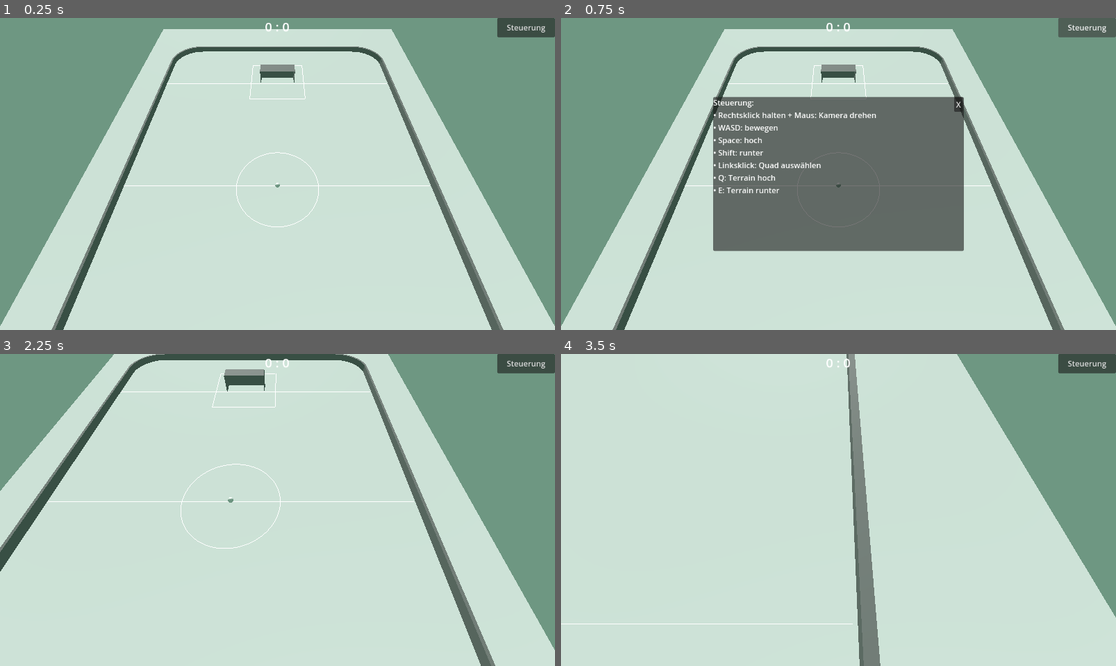
Above: before the commit, frames 1-4 (two rows, left to right).
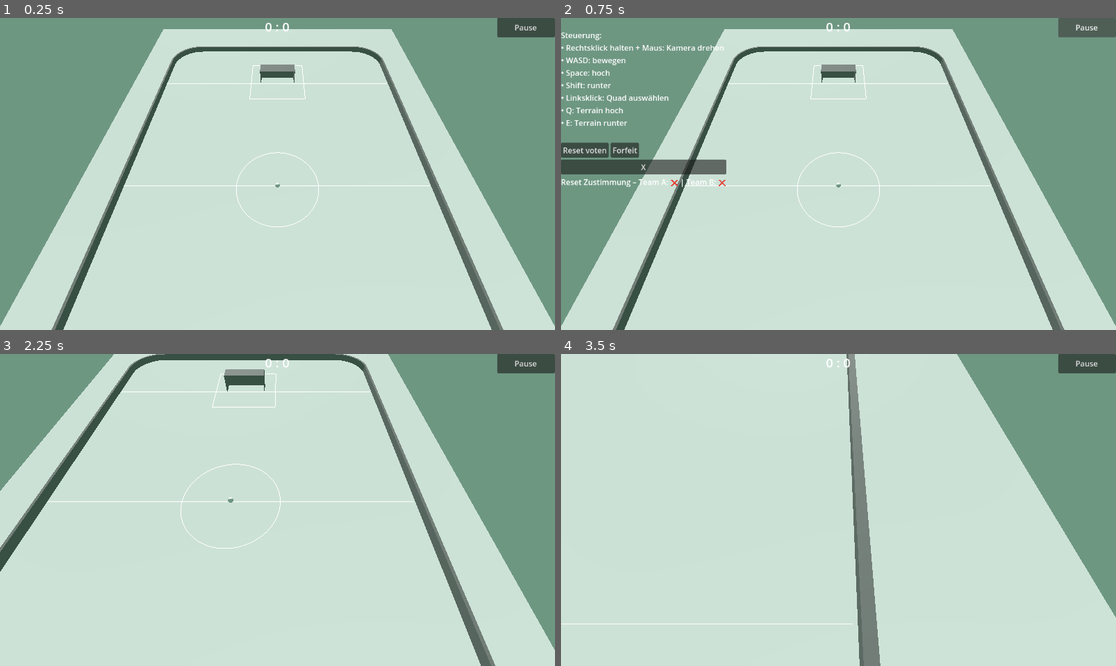
Above: after the commit, the same moments.

Repository: AlyssaSmt/Godot-kicker
Game: Godot game, scene res://main/main.tscn
Two runs of this game, one before a commit and one after it. Both use one fixed random seed, a clock stepped at 60 frames per second and the inputs below.
Inputs (mouse positions are in pixels of both pictures, inside the frame that each line leads up to):
- Up to frame 1 (0.25 s): no input
- Up to frame 2 (0.75 s): click "Steuerung" (after the commit: "Pause") at 0.5 s
- Up to frame 3 (2.25 s): click "X" at 1.25 s; tap Enter at 2 s; move the mouse to (399, 494) at 2.02 s; hold D (move_right) from 2.03 s (still down); hold Shift (shift) from 2.03 s (still down); click (399, 494) at 2.17 s
- Up to frame 4 (3.5 s): tap Space (jump) at 2.27, 3.02 s; move the mouse to (727, 525) at 2.77 s; release D (move_right) at 2.78 s; release Shift (shift) at 2.78 s; hold S (move_backward) from 2.78 s (still down); tap Shift (shift) at 2.85 s

The runs differ from the first frame. In frame 1, less than 0.1% of the frame differs, in the area x 91-99%, y 2-5%; in frame 2, 25%, in the area x 0-99%, y 2-75%; in frame 3, less than 0.1%; in frame 4, less than 0.1%.

Commit message:
Implement PauseMenu functionality with voting and reset options; enhance HelpUI interactions

Diff:
--- a/main/HelpUI.gd
+++ b/main/HelpUI.gd
@@ -1,22 +1,44 @@
 extends CanvasLayer
 
+@onready var pause_menu: Control = $PauseMenu
+@onready var help_panel: Control = $PauseMenu/HelpPanel
+@onready var close_button: Button = $PauseMenu/HelpPanel/VBoxContainer/CloseButton
+
+@onready var reset_button: Button = $PauseMenu/HelpPanel/VBoxContainer/HBoxContainer/ResetButton
+@onready var forfeit_button: Button = $PauseMenu/HelpPanel/VBoxContainer/HBoxContainer/ForfeitButton
+@onready var vote_label: Label = $PauseMenu/HelpPanel/VBoxContainer/VoteLabel
 @onready var help_button: Button = $HelpButton
-@onready var help_panel: Panel = $HelpPanel
-@onready var close_button: Button = $HelpPanel/CloseButton
 
 func _ready() -> void:
-	help_panel.visible = false
-	help_button.pressed.connect(_toggle_help)
-	close_button.pressed.connect(_hide_help)
-
-func _toggle_help() -> void:
-	help_panel.visible = not help_panel.visible
-
-func _hide_help() -> void:
+	# Menü am Anfang aus
+	pause_menu.visible = false
 	help_panel.visible = false
 
-func _unhandled_input(event: InputEvent) -> void:
-	# ESC schließt Hilfe
-	if event.is_action_pressed("ui_cancel") and help_panel.visible:
-		help_panel.visible = false
-		get_viewport().set_input_as_handled()
+	# WICHTIG: UI soll funktionieren, auch wenn Spiel pausiert
+	process_mode = Node.PROCESS_MODE_ALWAYS
+	pause_menu.process_mode = Node.PROCESS_MODE_ALWAYS
+	help_panel.process_mode = Node.PROCESS_MODE_ALWAYS
+
+	# Space darf NICHT den Button "klicken"
+	_disable_focus_recursive(self)
+
+	help_button.pressed.connect(_on_help_pressed)
+	close_button.pressed.connect(_on_close_pressed)
+
+func _on_help_pressed() -> void:
+	# Pause an + Menü zeigen
+	get_tree().paused = true
+	pause_menu.visible = true
+	help_panel.visible = true
+
+func _on_close_pressed() -> void:
+	help_panel.visible = false
+	pause_menu.visible = false
+	get_tree().paused = false
+
+
+func _disable_focus_recursive(node: Node) -> void:
+	if node is Control:
+		(node as Control).focus_mode = Control.FOCUS_NONE
+	for c in node.get_children():
+		_disable_focus_recursive(c)
--- /dev/null
+++ b/main/PauseMenu.gd
@@ -0,0 +1,126 @@
+extends Control
+class_name PauseMenu
+
+signal request_reset(team_name: String, wants_reset: bool)
+signal request_forfeit(team_name: String)
+signal request_resume
+
+@export var team_name_local: String = "Team A"
+
+@onready var reset_button: Button = $HelpPanel/VBoxContainer/HBoxContainer/ResetButton
+@onready var forfeit_button: Button = $HelpPanel/VBoxContainer/HBoxContainer/ForfeitButton
+@onready var close_button: Button = $HelpPanel/VBoxContainer/CloseButton
+@onready var vote_label: Label = $HelpPanel/VBoxContainer/VoteLabel
+
+@onready var forfeit_confirm: ConfirmationDialog = $ForfeitConfirm
+
+var vote_a := false
+var vote_b := false
+
+
+func _ready() -> void:
+	visible = false
+	process_mode = Node.PROCESS_MODE_WHEN_PAUSED
+
+	# 🔒 Space darf Buttons NICHT auslösen
+	reset_button.focus_mode = Control.FOCUS_NONE
+	forfeit_button.focus_mode = Control.FOCUS_NONE
+	close_button.focus_mode = Control.FOCUS_NONE
+
+	# Button-Events
+	reset_button.pressed.connect(_on_reset_pressed)
+	forfeit_button.pressed.connect(_on_forfeit_pressed)
+	close_button.pressed.connect(_on_close_pressed)
+
+	# ConfirmDialog
+	forfeit_confirm.confirmed.connect(_on_forfeit_confirmed)
+	forfeit_confirm.ok_button_text = "Yes, forfeit"
+	forfeit_confirm.cancel_button_text = "Cancel"
+
+	_update_vote_text()
+
+
+# =========================
+# Public API
+# =========================
+func open_menu() -> void:
+	visible = true
+	get_tree().paused = true
+
+
+func close_menu() -> void:
+	visible = false
+	get_tree().paused = false
+	emit_signal("request_resume")
+
+
+func set_votes(a: bool, b: bool) -> void:
+	vote_a = a
+	vote_b = b
+	_update_vote_text()
+
+
+func clear_votes() -> void:
+	vote_a = false
+	vote_b = false
+	_update_vote_text()
+
+
+# =========================
+# Voting Helpers
+# =========================
+func _get_local_vote() -> bool:
+	return vote_a if team_name_local == "Team A" else vote_b
+
+
+func _set_local_vote(value: bool) -> void:
+	if team_name_local == "Team A":
+		vote_a = value
+	else:
+		vote_b = value
+	_update_vote_text()
+
+
+func _update_vote_text() -> void:
+	var a_txt := "✅" if vote_a else "❌"
+	var b_txt := "✅" if vote_b else "❌"
+	vote_label.text = "Reset Zustimmung – Team A: %s | Team B: %s" % [a_txt, b_txt]
+
+	# Reset-Button als Toggle-Text
+	reset_button.text = "Reset-Vote zurücknehmen" if _get_local_vote() else "Reset voten"
+
+
+# =========================
+# Button callbacks
+# =========================
+func _on_reset_pressed() -> void:
+	# Toggle: nochmal klicken nimmt das Vote zurück
+	var wants_reset := !_get_local_vote()
+
+	# UI sofort aktualisieren (optional, aber nice)
+	_set_local_vote(wants_reset)
+
+	# Hauptlogik passiert im Empfänger (z.B. Main/ScoreManager/Netcode)
+	emit_signal("request_reset", team_name_local, wants_reset)
+
+
+func _on_forfeit_pressed() -> void:
+	forfeit_confirm.popup_centered()
+
+
+func _on_close_pressed() -> void:
+	close_menu()
+
+
+func _on_forfeit_confirmed() -> void:
+	emit_signal("request_forfeit", team_name_local)
+	close_menu()
+
+
+# Optional, falls du später mal TitleScreen hast:
+func exit_to_menu() -> void:
+	# Später:
+	# get_tree().change_scene_to_file("res://scenes/TitleScreen.tscn")
+
+	# Jetzt:
+	get_tree().reload_current_scene()
--- a/main/main.gd
+++ b/main/main.gd
@@ -1,8 +1,18 @@
 extends Node3D
 
-@onready var terrain := $TerrainGeneration
+@onready var terrain: TerrainGeneration = $TerrainGeneration
+@onready var pause_menu := get_node("HelpUI/PauseMenu")
 
-func _ready():
+var reset_vote_a: bool = false
+var reset_vote_b: bool = false
+
+func _ready() -> void:
+
+	if pause_menu == null:
+		push_error("❌ PauseMenu NICHT gefunden! Pfad prüfen.")
+		return
+
+
 	var left_goal := $HockeyGoalLeft
 	var right_goal := $HockeyGoalRight
 
@@ -13,14 +23,20 @@
 	right_goal.rotation_degrees.y = 0
 
 	# Goal detectors verbinden
-	$GoalDetectorLeft.connect("goal_scored", Callable(self, "_on_goal_scored"))
-	$GoalDetectorRight.connect("goal_scored", Callable(self, "_on_goal_scored"))
+	$GoalDetectorLeft.goal_scored.connect(_on_goal_scored)
+	$GoalDetectorRight.goal_scored.connect(_on_goal_scored)
+
+	# Help Button
+	$HelpUI/HelpButton.pressed.connect(_on_help_pressed)
+
+	# PauseMenu Signale
+	pause_menu.request_reset.connect(_on_reset_requested)
+	pause_menu.request_forfeit.connect(_on_forfeit_requested)
 
 	print("Main ready – Tore verbunden.")
 
 
-func _on_goal_scored(team_name: String):
-
+func _on_goal_scored(team_name: String) -> void:
 	# score erhöhen
 	$ScoreManager.add_goal(team_name)
 
@@ -37,7 +53,71 @@
 		terrain.reset_field()
 
 
-func reset_ball():
+# -------------------------
+# Pause / Hilfe Menü
+# -------------------------
+
+func _on_help_pressed() -> void:
+	# (Optional) hier kannst du team_name_local setzen:
+	# pause_menu.team_name_local = "Team A"  # oder "Team B"
+
+	pause_menu.set_votes(reset_vote_a, reset_vote_b)
+	pause_menu.open_menu()
+
+
+func _on_reset_requested(team_name: String) -> void:
+	# Vote setzen
+	if team_name == "Team A":
+		reset_vote_a = true
+	elif team_name == "Team B":
+		reset_vote_b = true
+
+	pause_menu.set_votes(reset_vote_a, reset_vote_b)
+
+	# Beide haben zugestimmt -> kompletter Reset
+	if reset_vote_a and reset_vote_b:
+		_do_full_reset()
+
+
+func _do_full_reset() -> void:
+	reset_vote_a = false
+	reset_vote_b = false
+	pause_menu.clear_votes()
+
+	# Feld reset
+	if terrain:
+		terrain.reset_field()
+
+	# Ball reset
+	reset_ball()
+
+	# Kamera reset
+	var cam := $EditorCameraRoot/EditorCamera
+	if cam:
+		cam.reset_camera()
+
+	# Menü schließen
+	pause_menu.close_menu()
+
+
+func _on_forfeit_requested(team_name: String) -> void:
+	# Spieler der klickt verliert
+	print("🏳️ Aufgabe von: ", team_name, " -> verliert!")
+
+	# Beispiel: alles resetten (du kannst hier Endscreen machen)
+	if terrain:
+		terrain.reset_field()
+	reset_ball()
+
+	pause_menu.close_menu()
+
+
+
+# -------------------------
+# Ball Reset
+# -------------------------
+
+func reset_ball() -> void:
 	var ball := get_tree().get_first_node_in_group("ball")
 	if ball == null:
 		return
--- a/main/main.tscn
+++ b/main/main.tscn
@@ -12,6 +12,7 @@
 [ext_resource type="Script" uid="uid://q5aau2vkm2be" path="res://main/ScoreLabel.gd" id="10_bsumw"]
 [ext_resource type="Script" uid="uid://cgk3x2gs044ha" path="res://Camera/EditorCamera.gd" id="10_piupu"]
 [ext_resource type="Script" uid="uid://b0u5nbb15qyqn" path="res://main/HelpUI.gd" id="12_fwcvl"]
+[ext_resource type="Script" uid="uid://u4ritpjdhwlo" path="res://main/PauseMenu.gd" id="13_na0o7"]
 
 [sub_resource type="FastNoiseLite" id="FastNoiseLite_ig7tw"]
 
@@ -97,25 +98,32 @@
 offset_bottom = 40.0
 grow_horizontal = 0
 focus_mode = 0
-text = "Steuerung"
+text = "Pause"
 
-[node name="HelpPanel" type="Panel" parent="HelpUI"]
-anchors_preset = 8
-anchor_left = 0.5
-anchor_top = 0.5
-anchor_right = 0.5
-anchor_bottom = 0.5
-offset_left = -260.0
-offset_top = -160.0
-offset_right = 260.0
-offset_bottom = 160.0
+[node name="PauseMenu" type="Control" parent="HelpUI"]
+layout_mode = 3
+anchors_preset = 0
+offset_top = -3.0
+offset_right = 40.0
+offset_bottom = 37.0
+script = ExtResource("13_na0o7")
+
+[node name="HelpPanel" type="Panel" parent="HelpUI/PauseMenu"]
+layout_mode = 0
+offset_right = 40.0
 grow_horizontal = 2
 grow_vertical = 2
 
-[node name="HelpLabel" type="Label" parent="HelpUI/HelpPanel"]
+[node name="VBoxContainer" type="VBoxContainer" parent="HelpUI/PauseMenu/HelpPanel"]
 layout_mode = 0
-offset_right = 40.0
-offset_bottom = 23.0
+offset_right = 339.0
+offset_bottom = 266.0
+
+[node name="HelpLabel" type="Label" parent="HelpUI/PauseMenu/HelpPanel/VBoxContainer"]
+layout_mode = 2
+
+[node name="RichTextLabel" type="Label" parent="HelpUI/PauseMenu/HelpPanel/VBoxContainer"]
+layout_mode = 2
 text = "Steuerung:
 • Rechtsklick halten + Maus: Kamera drehen
 • WASD: bewegen
@@ -126,9 +134,24 @@
 • E: Terrain runter
 "
 
-[node name="CloseButton" type="Button" parent="HelpUI/HelpPanel"]
-layout_mode = 0
-offset_left = 500.0
-offset_right = 518.0
-offset_bottom = 31.0
+[node name="HBoxContainer" type="HBoxContainer" parent="HelpUI/PauseMenu/HelpPanel/VBoxContainer"]
+layout_mode = 2
+
+[node name="ResetButton" type="Button" parent="HelpUI/PauseMenu/HelpPanel/VBoxContainer/HBoxContainer"]
+layout_mode = 2
+text = "Reset"
+
+[node name="ForfeitButton" type="Button" parent="HelpUI/PauseMenu/HelpPanel/VBoxContainer/HBoxContainer"]
+layout_mode = 2
+text = "Forfeit"
+
+[node name="CloseButton" type="Button" parent="HelpUI/PauseMenu/HelpPanel/VBoxContainer"]
+layout_mode = 2
 text = "X"
+
+[node name="VoteLabel" type="Label" parent="HelpUI/PauseMenu/HelpPanel/VBoxContainer"]
+layout_mode = 2
+
+[node name="ForfeitConfirm" type="ConfirmationDialog" parent="HelpUI/PauseMenu"]
+ok_button_text = "Forfeit?"
+dialog_text = "Do you really want to Forfeit? You will lose this game."
Not shown, added: main/PauseMenu.gd.uid
Not shown: 1 places in main/main.tscn that only renumber resources
